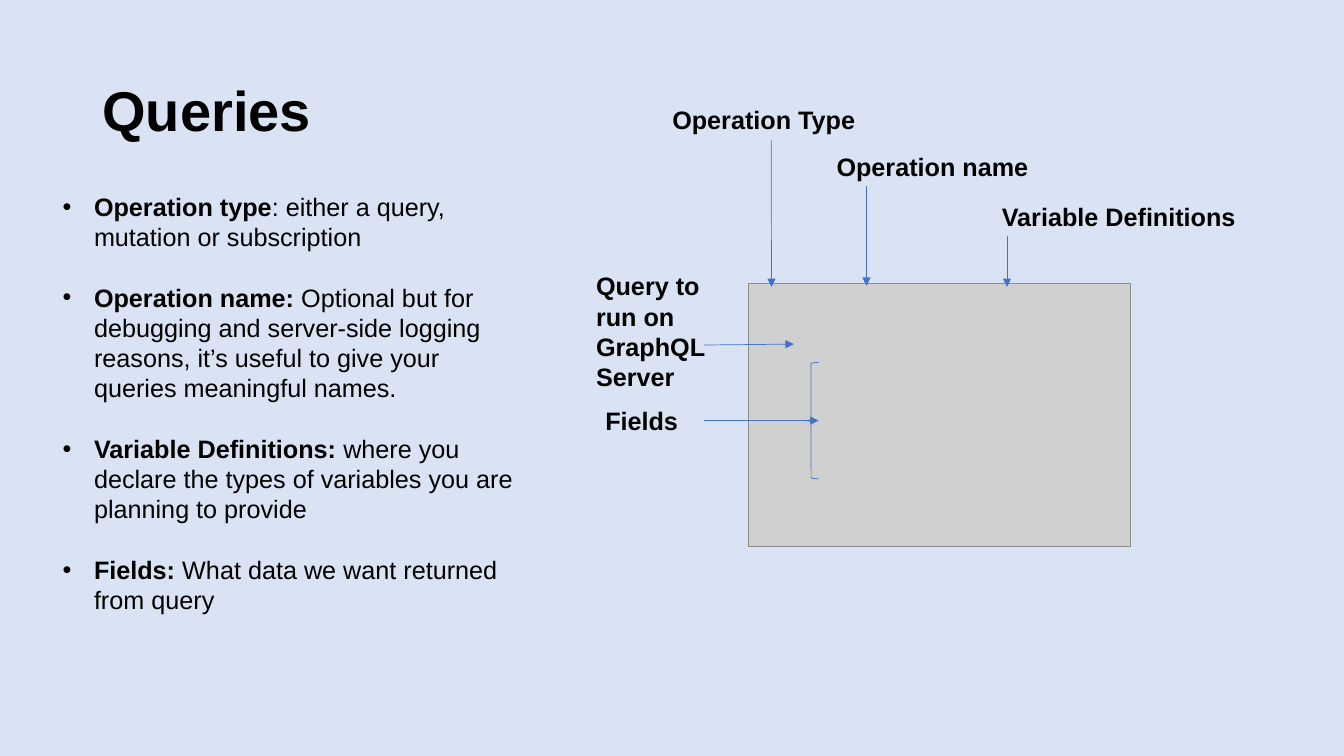
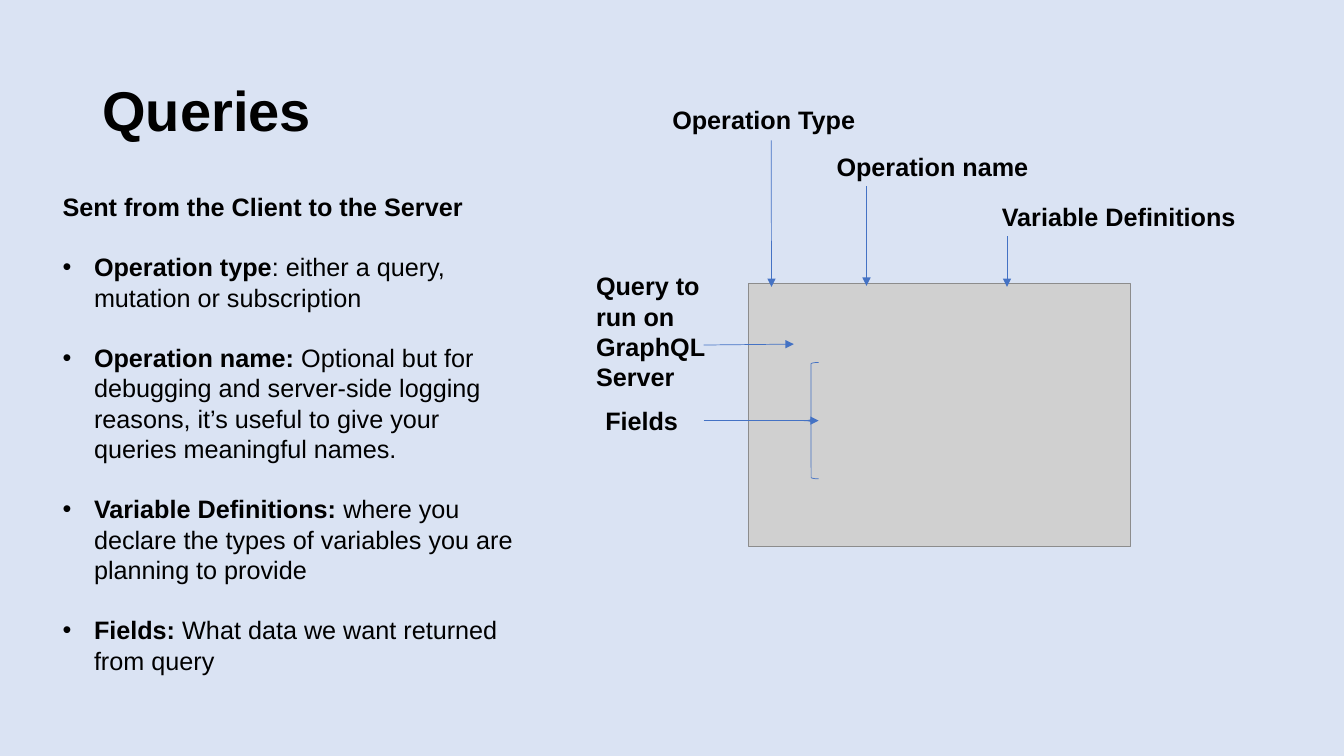
Before and after one commit to patelg123/graphql-presentation, a slide deck: slide 9 of current.pptx. Drawn at 1344x756 pixels with LibreOffice and Linux fonts; fonts in the diff are those of the drawing; grey boxes stand for pictures. Boxes give left, top, right and bottom in pixels: in the first picture for what was removed or moved away, otherwise in the second. Text is boxed around its words. In the diff, an @@ line names an element or a change of style, - is before the commit and + after.

```diff
--- a/current.pptx
+++ b/current.pptx
@@ text at (x1=63, y1=197, x2=462, y2=217): paragraph added @@
+Sent from the Client to the Server
```
Also in this commit, not shown: 2 other slides changed.
